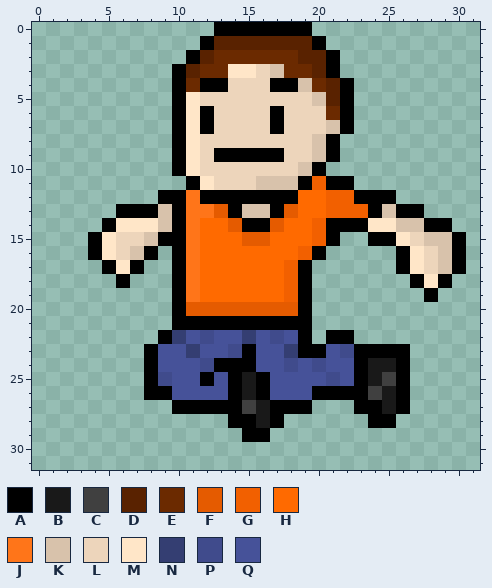
Pixel-art sprite, stored at First Game.gmx/sprites/images/spr_player_jumping_still_left_0.png. The picture above was drawn from the file before the commit.
The file is 32x32 pixels.
Palette (. is transparent): A #000000  B #191919  C #404040  D #592200  E #6b2a00  F #e55b00  G #f26000  H #ff6a00  J #ff7519  K #d8c2ab  L #edd5bb  M #ffe6c8  N #343e72  P #404b8c  Q #465299
Pixels before, first column x 4:
 0 .........AAAAAAA...........
 1 ........ADDDDDDDA..........
 2 .......ADEEEEEEDDA.........
 3 ......ADEEMMLKEEDA.........
 4 ......AEAALLLAAKEDA........
 5 ......AMLLLLLLLLKDA........
 6 ......AMALLLLALLLEA........
 7 ......AMALLLLALLLKA........
 8 ......AMLLLLLLLLKA.........
 9 ......AMLAAAAALLKA.........
10 ......AMLLLLLLLKA..........
11 .......AMLLLKKKAGAA........
12 .....AAJAAAAAAAHHGGAAA.....
13 ..AAAKAJJFAKKAFHHGGGAKAA...
14 .AMMMKAJHHFAAFHHGAAAMMKKAA.
15 AMLLKAAJHHHFFHHHGA..AAMLKKA
16 AMLKA.AJHHHHHHHGA.....AMLKA
17 .AMA..AJHHHHHHGA......AMLKA
18 ..A...AJHHHHHHGA.......AMA.
19 ......AJHHHHHHGA........A..
20 ......AFFFFFFFFA...........
21 ......AAAAAAAAAA...........
22 .....ANQPQQNQPQA.AA........
23 ....AQQNQQPAQQNAAQPAAAA....
24 ....AQQQPAAAQQPQPQQABBA....
25 ....APQQAQABAQQQQPQABCA....
26 ....AAQQQQABAQQQAAAACBA....
27 ......AAAAACBAAA...AABA....
28 ..........AABA......AA.....
29 ...........AA..............
And afterwards:
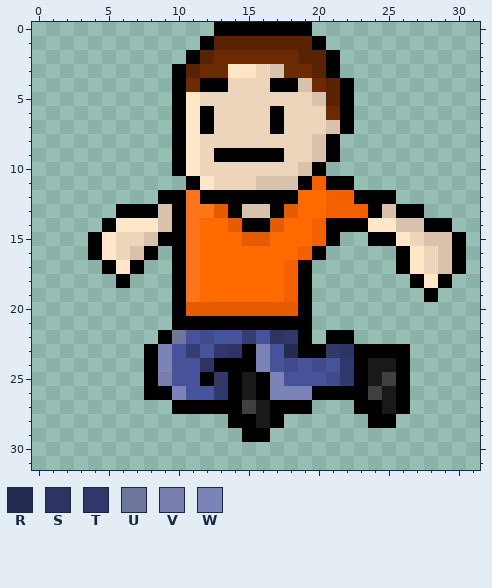
Colours new in this view: R #242b50  S #2d3462  T #31396c  U #6f769b  V #787fad  W #7c84b7
Diff:
Changed rows in their new state; - is an unchanged pixel.
first column x 9:
22 -U------ST----
23 W---TS-W-R--TS
24 W--S---W-----T
25 V---T---W----T
26 -W--T---WWW---
